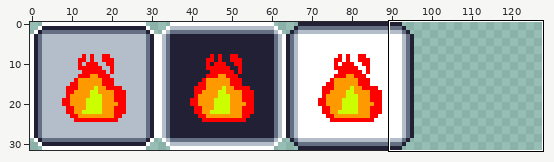
Pixel-art file: sprites/castspellspritesheet.aseprite. The first picture is a wide view before the edit; the outline marks the close-up.
Close-up. Before:
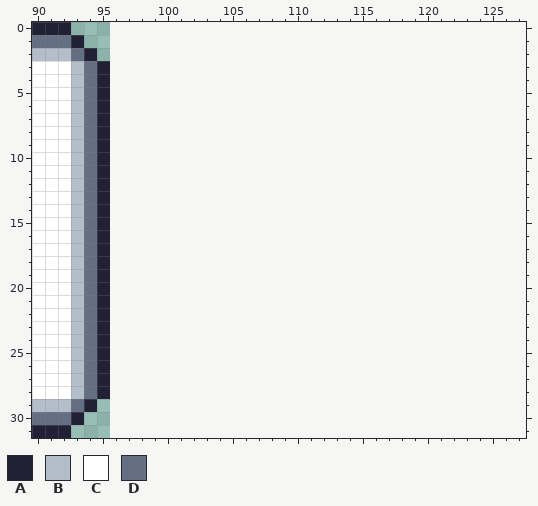
96x32 pixels, 1 frame. Shown: x 90..127, y 0..31. The old version is drawn lined up with the new one, on the new canvas.
Palette (. is transparent): A #222034  B #b4bdca  C #ffffff  D #656f83
Pixels before, first column x 90:
 0 AAA...
 1 DDDA..
 2 BBBDA.
 3 CCCBDA
 4 CCCBDA
 5 CCCBDA
 6 CCCBDA
 7 CCCBDA
 8 CCCBDA
 9 CCCBDA
10 CCCBDA
11 CCCBDA
12 CCCBDA
13 CCCBDA
14 CCCBDA
15 CCCBDA
16 CCCBDA
17 CCCBDA
18 CCCBDA
19 CCCBDA
20 CCCBDA
21 CCCBDA
22 CCCBDA
23 CCCBDA
24 CCCBDA
25 CCCBDA
26 CCCBDA
27 CCCBDA
28 CCCBDA
29 BBBDA.
30 DDDA..
31 AAA...
After:
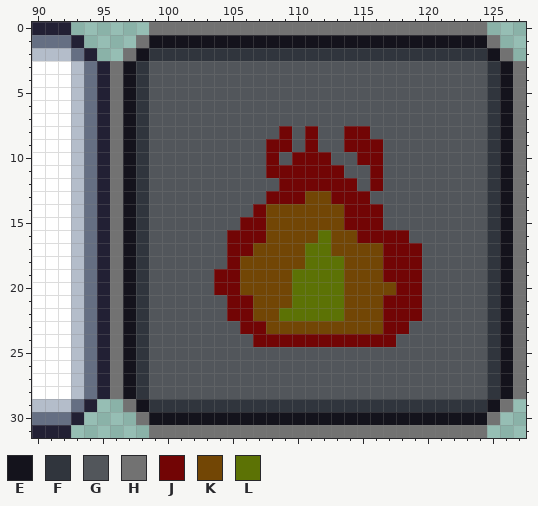
Colours new in this view: E #14131c  F #30353d  G #52565b  H #727272  J #720505  K #724605  L #5c7205
What changed:
canvas 96x32 -> 128x32
Colour E is added in row 1 at x 99 to 124; in row 2 at x 98 and 125; in rows 3 to 28 at x 97 and 126; in row 29 at x 98 and 125; in row 30 at x 99 to 124.
Colour F is added in row 2 at x 99 to 124; in rows 3 to 28 at x 98 and 125; in row 29 at x 99 to 124.
Colour G is added in rows 3 to 7 at x 99 to 124; in row 8 at x 99 to 108, 110, 112 to 113 and 116 to 124; in row 9 at x 99 to 107, 110, 112 to 113 and 117 to 124; in row 10 at x 99 to 107, 109, 113 to 114 and 117 to 124; in row 11 at x 99 to 107, 114 to 115 and 117 to 124; in row 12 at x 99 to 108, 115 and 117 to 124.
Colour G is added in row 13 at x 99 to 107 and 116 to 124; in row 14 at x 99 to 106 and 117 to 124; in row 15 at x 99 to 105 and 117 to 124; in row 16 at x 99 to 104 and 119 to 124; in rows 17 to 18 at x 99 to 104 and 120 to 124; in rows 19 to 20 at x 99 to 103 and 120 to 124.
Colour G is added in rows 21 to 22 at x 99 to 104 and 120 to 124; in row 23 at x 99 to 105 and 119 to 124; in row 24 at x 99 to 106 and 118 to 124; in rows 25 to 28 at x 99 to 124.
Colour H is added in row 0 at x 99 to 124; in row 1 at x 98 and 125; in row 2 at x 97 and 126; in rows 3 to 28 at x 96 and 127; in row 29 at x 97 and 126; in row 30 at x 98 and 125.
Colour H is added in row 31 at x 99 to 124.
Colour J is added in row 8 at x 109, 111 and 114 to 115; in row 9 at x 108 to 109, 111 and 114 to 116; in row 10 at x 108, 110 to 112 and 115 to 116; in row 11 at x 108 to 113 and 116; in row 12 at x 109 to 114 and 116; in row 13 at x 108 to 110 and 113 to 115.
Colour J is added in row 14 at x 107 and 114 to 116; in row 15 at x 106 to 107 and 114 to 116; in row 16 at x 105 to 107 and 115 to 118; in row 17 at x 105 to 106 and 117 to 119; in row 18 at x 105 and 117 to 119; in row 19 at x 104 to 105 and 117 to 119.
Colour J is added in row 20 at x 104 to 105 and 118 to 119; in rows 21 to 22 at x 105 to 106 and 117 to 119; in row 23 at x 106 to 107 and 117 to 118; in row 24 at x 107 to 117.
Colour K is added in row 13 at x 111 to 112; in rows 14 to 15 at x 108 to 113; in row 16 at x 108 to 111 and 113 to 114; in row 17 at x 107 to 110 and 113 to 116; in row 18 at x 106 to 110 and 114 to 116; in row 19 at x 106 to 109 and 114 to 116.
Colour K is added in row 20 at x 106 to 109 and 114 to 117; in row 21 at x 107 to 109 and 114 to 116; in row 22 at x 107 to 108 and 114 to 116; in row 23 at x 108 to 116.
Colour L is added in row 16 at x 112; in row 17 at x 111 to 112; in row 18 at x 111 to 113; in rows 19 to 21 at x 110 to 113; in row 22 at x 109 to 113.
Boxes around the changes in both close-ups, in picture pixels (x1, y1, x2, y2):
added: (110, 22, 526, 438)
